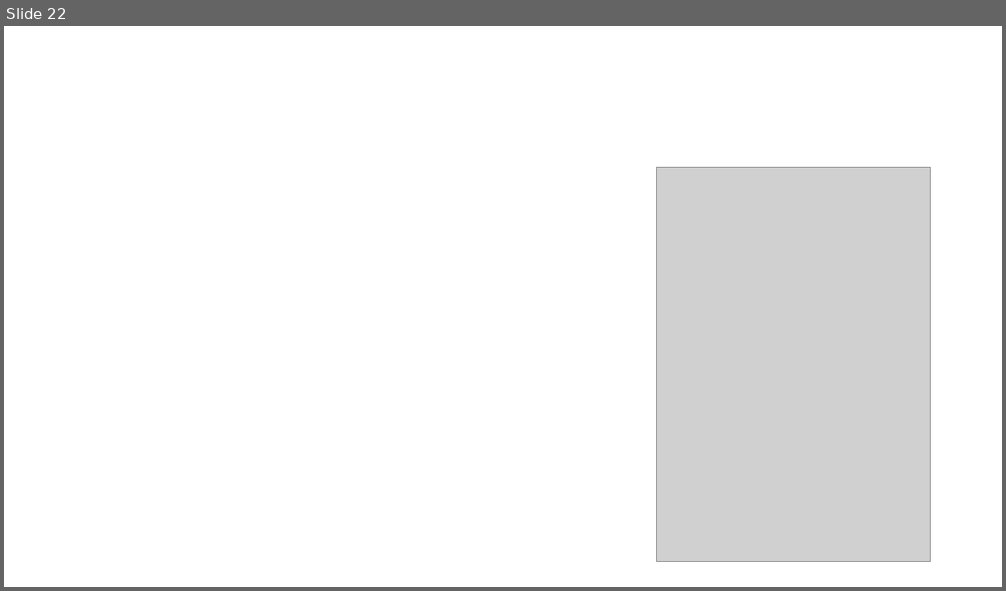
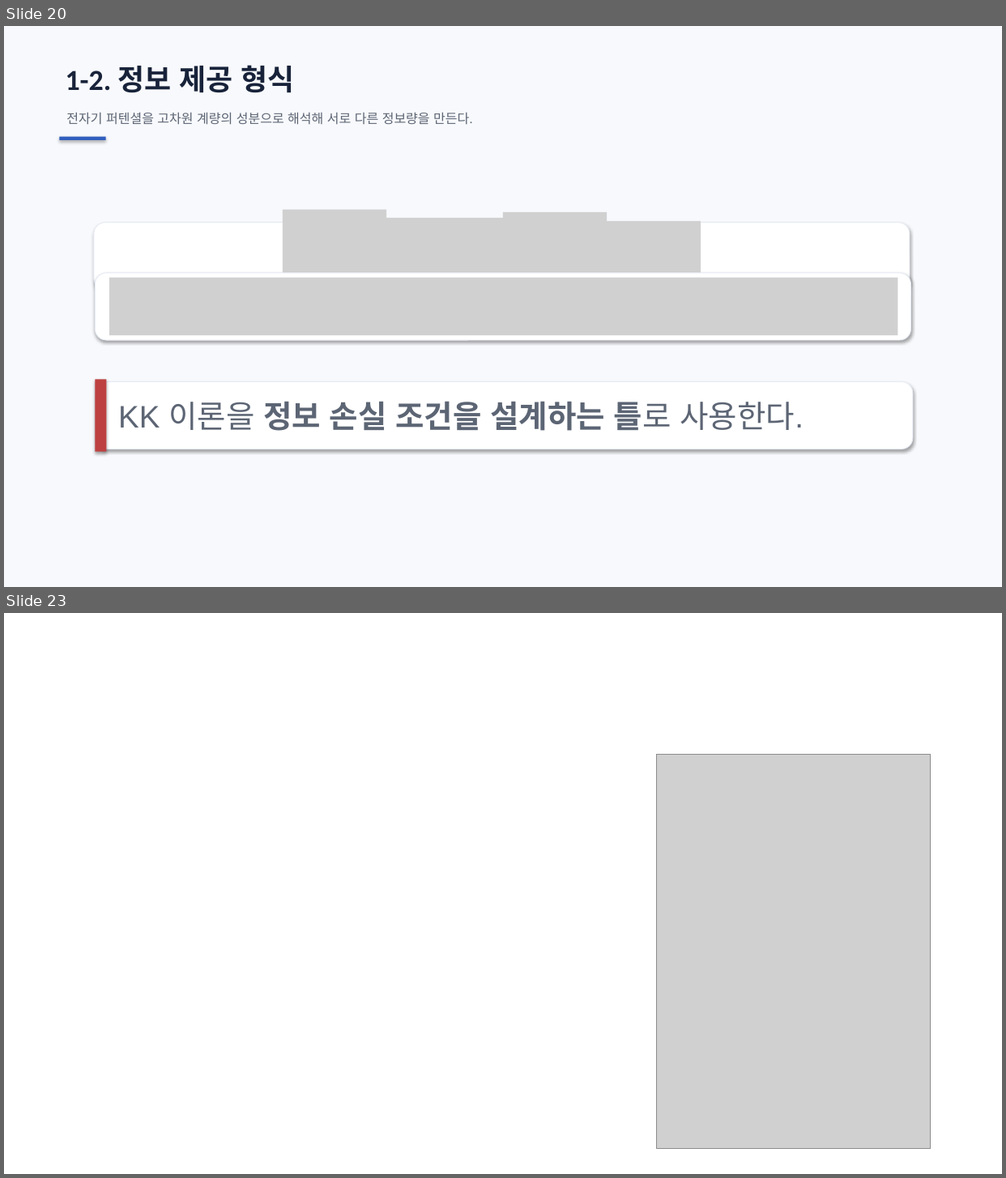
Before and after one commit to ohyunu525/KK-AI, a slide deck: Documents/보고서 파일.pptx. Shown one above the other, each under a label of ours: slide 22 before the commit, slides 20 and 23 after it; the slides between them are not shown. The pictures are 1006x591 and 1006x1178 pixels, drawn with LibreOffice and Linux fonts; fonts in the diff are those of the drawing; grey boxes stand for pictures; background and template pictures are left out. Boxes give left, top, right and bottom in pixels: in the first picture for what was removed or moved away, otherwise in the second. Text is boxed around its words. In the diff, an @@ line names an element or a change of style, - is before the commit and + after.

```diff
--- a/Documents/보고서 파일.pptx
+++ b/Documents/보고서 파일.pptx
@@ slide 20 added at <box>4,26,1002,587</box>, background #F8F9FC @@
@@ text added at <box>66,65,295,93</box>, 28 pt, text #18233A, bold @@
+1-2. 정보 제공 형식
@@ text added at <box>66,112,472,125</box>, 12.5 pt, text #5C6574 @@
+전자기 퍼텐셜을 고차원 계량의 성분으로 해석해 서로 다른 정보량을 만든다.
@@ rectangle added at <box>59,137,106,139</box>, fill #315EBE @@
@@ group added at <box>94,209,910,292</box>: 4 pictures, 1 rounded rectangle @@
@@ rounded rectangle added at <box>96,273,911,340</box>, fill #FFFFFF, outline #E6EBF4 0.75 pt @@
@@ picture added at <box>109,278,898,335</box> @@
@@ rectangle added at <box>96,379,107,452</box>, fill #BE4141 @@
@@ rounded rectangle added at <box>97,382,913,450</box>, fill #FFFFFF, outline #E6EBF4 0.75 pt @@
@@ text added at <box>118,401,803,431</box>, 30 pt, text #5C6574, bold @@
+KK 이론을 정보 손실 조건을 설계하는 틀로 사용한다.
@@ what was slide 22 is now slide 23 @@
```
Also in this commit, not shown: 5 slides changed, 1 other slide added, 1 slide removed, 1 other file.
